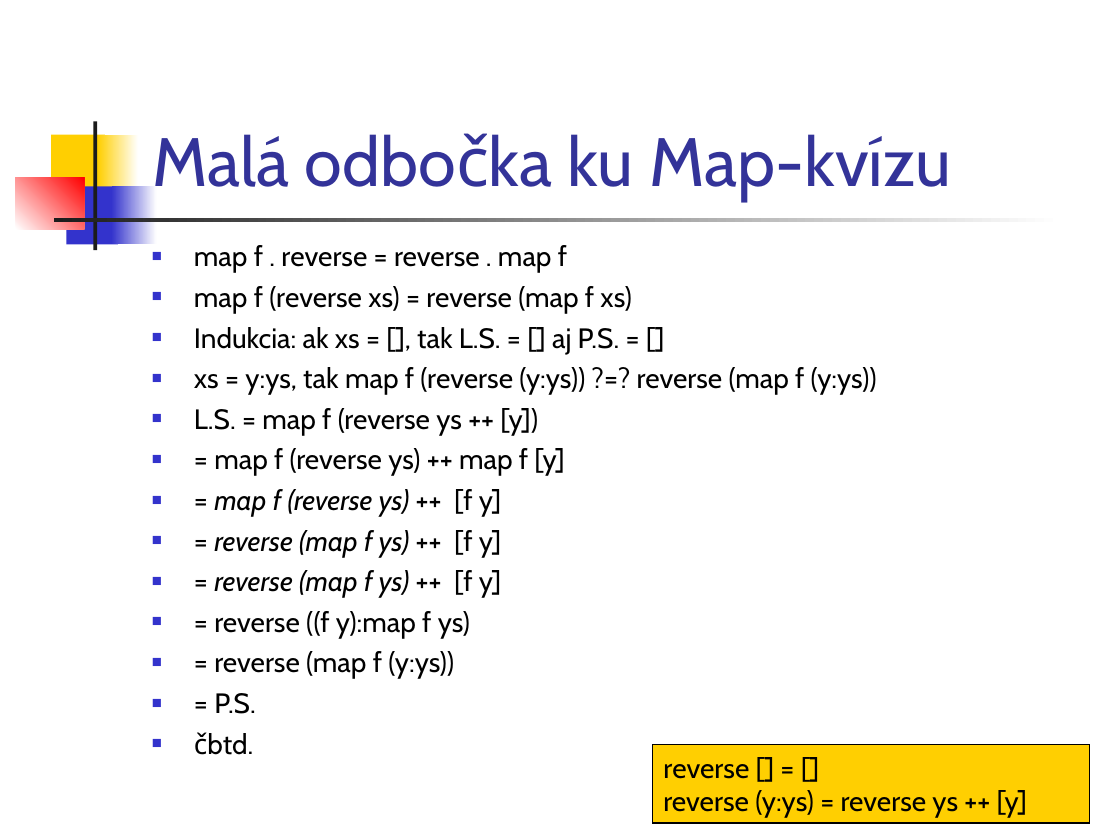
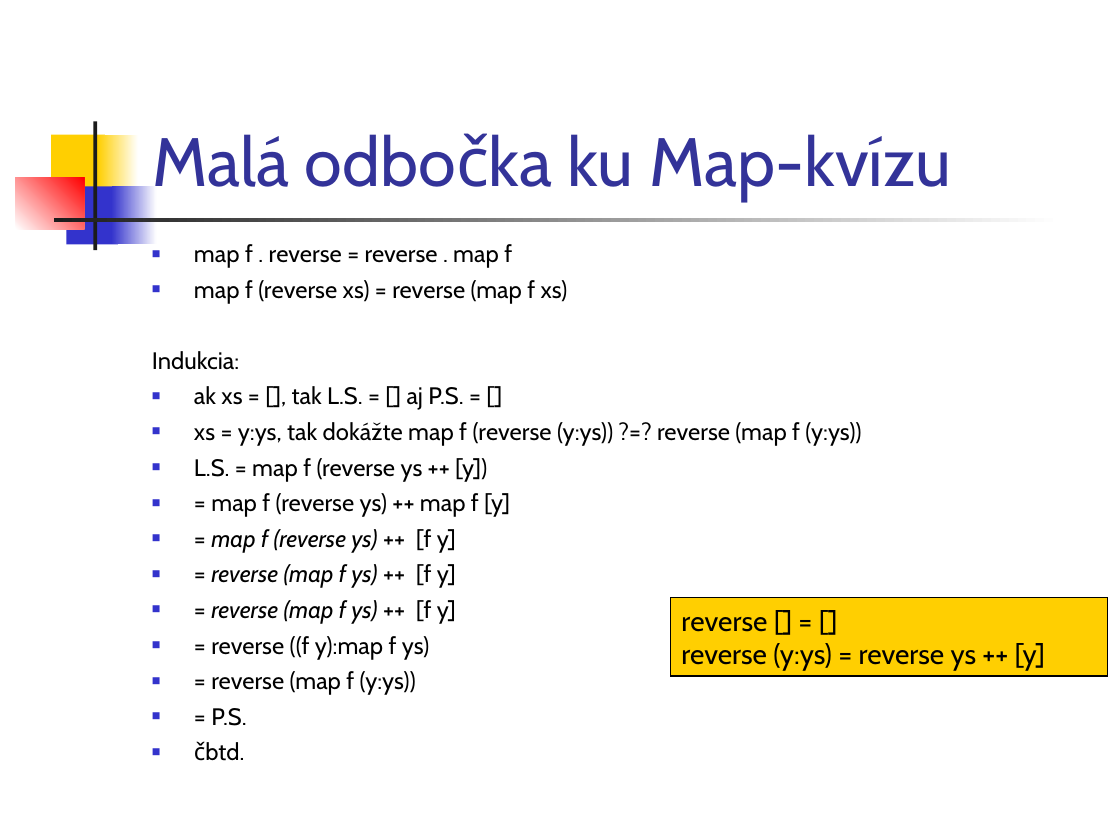
Before and after one commit to Funkcionalne/Prednasky, a slide deck: slide 18 of 05/05_fpro.ppt. Drawn at 1120x840 pixels with LibreOffice and Linux fonts; fonts in the diff are those of the drawing. Boxes give left, top, right and bottom in pixels: in the first picture for what was removed or moved away, otherwise in the second. Text is boxed around its words. In the diff, an @@ line names an element or a change of style, - is before the commit and + after.

```diff
--- a/05/05_fpro.ppt
+++ b/05/05_fpro.ppt
@@ text at bbox=[194, 244, 568, 726]: size 18 to 15.3 pt in "map f . reverse = reverse . ...", "map f (reverse xs) = reverse (map ...", "L.S. = map f (reverse ys ++ ...", "= map f (reverse ys) ++ map ..." and 7 more places @@
@@ text at bbox=[152, 351, 861, 446]: text changed; size 18 to 15.3 pt @@
-■ Indukcia: ak xs = [], tak L.S. = [] aj P.S. = []
-■ xs = y:ys, tak map f (reverse (y:ys)) ?=? reverse (map f (y:ys))
+Indukcia:
+■ ak xs = [], tak L.S. = [] aj P.S. = []
+■ xs = y:ys, tak dokážte map f (reverse (y:ys)) ?=? reverse (map f (y:ys))
@@ rectangle "reverse [] = []": place and size @@
-rectangle "reverse [] = []" at bbox=[653, 745, 1090, 823]
+rectangle "reverse [] = []" at bbox=[671, 597, 1108, 675]
```
Also in this commit, not shown: 13 other slides changed, 1 other file.
